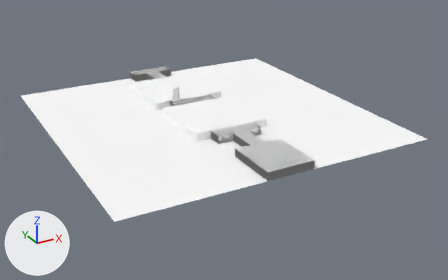
The glTF model static/obj/level_01/level_01.glb as it was, and as the next commit left it.
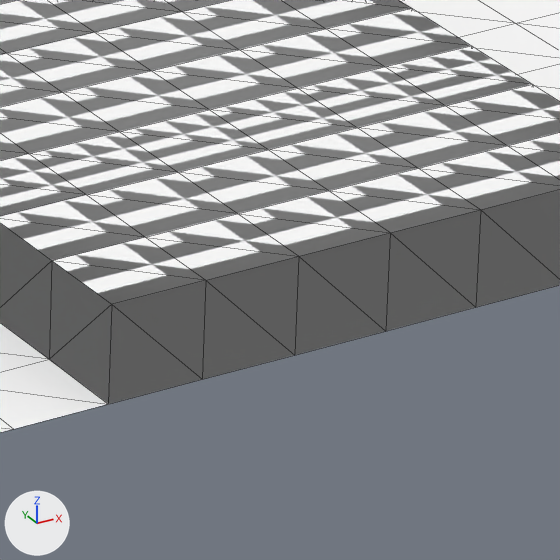
The first picture shows the older version from a 50 mm camera at (-35.2, -68.9, 30.3) aimed at (1.2, -2.8, -2.7). The close-ups show both versions on the part from 58% to 68% of the width and 52% to 69% of the height of that picture; other places that the commit changed are outside them. Every picture has the same lights, and +X, +Y and +Z are marked at lower left. The close-ups show mesh edges as thin lines. Where no turn or scale is listed for an object, it has been applied to the vertices. Vertices at the same position are counted once.

In view in the first close-up: 'model_background', 'zone_floor'.
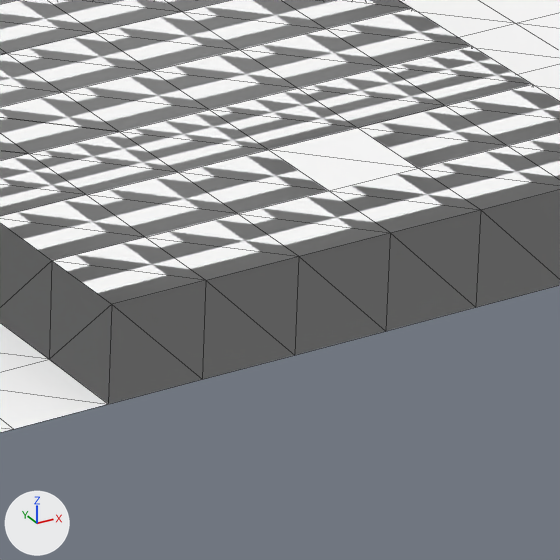
What differs and where, as boxes (x1, y1, x2, y2) in the close-ups (560 x 560 px):
part 1 of me_zone_floor, deleted
    before: (269, 128, 417, 191)
'model_floor', unchanged, uncovered by the edit
    after: (0, 53, 417, 191)

Edits to the bpy script that builds the scene:
```text
Change me_zone_floor:
    where me_zone_floor.from_pydata(...)  # 221 vertices, 352 faces; spans x -3.0..3.0, y -20.0..20.0, z 0.0..1.0
    used by ob_zone_floor; location = (0.0, 0.0, 0.0)
    verts and faces of me_zone_floor; kept vertices keep their numbers, new ones are numbered from 221
    before: 41 (0.0, -19.0, 1.0) at pixel (328, 190), 43 (1.0, -19.0, 1.0) at pixel (418, 168), 110 (0.0, -18.0, 1.0) at pixel (268, 149), 111 (1.0, -18.0, 1.0) at pixel (357, 127)
    me_zone_floor part 1
    add delete_faces([(43, 111, 110), (41, 43, 110)])
```
